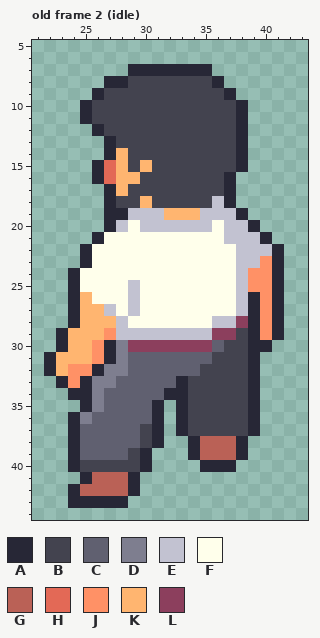
One commit to this pixel-art file: ASSETS_AND_ASSEPRITE_FILES/Characters/Suryo.aseprite. Above: the version before the commit.
64x64 pixels, 42 frames. Shown: old frame 2 (idle): x 21..43, y 5..44. The commit also changed other frames, which this record leaves out.
Palette (. is transparent): A #272736  B #43434f  C #606070  D #7e7e8f  E #c2c2d1  F #ffffeb  G #ba6156  H #e36956  J #ff9166  K #ffb570  L #8c3f5d
Pixels before, old frame 2 (idle), first column x 22:
 7 .......AAAAAAA......
 8 .....AABBBBBBBA.....
 9 ....ABBBBBBBBBBA....
10 ...ABBBBBBBBBBBBA...
11 ...ABBBBBBBBBBBBA...
12 ....ABBBBBBBBBBBA...
13 .....ABBBBBBBBBBA...
14 .....AKBBBBBBBBBA...
15 ....AHKBKBBBBBBBA...
16 ....AHKKBBBBBBBA....
17 .....AKBBBBBBBBA....
18 .....ABBKBBBBBEA....
19 .....AAEEEKKKEEEA...
20 .....AEFEEEEEEFEEA..
21 ....AFFFFFFFFFFEEEA.
22 ...AFFFFFFFFFFFFEEEA
23 ...AFFFFFFFFFFFFEEJA
24 ..AFFFFFFFFFFFFFEJJA
25 ..AFFFFEFFFFFFFFEJJA
26 ..AKFFFEFFFFFFFFEAJA
27 ..AKKEFEFFFFFFFFEAJA
28 ..AKKKEFFFFFFFEELAJA
29 .AKKKJEEEEEEEELLBAJA
30 .AKKJADLLLLLLLCBBAA.
31 AKKKJADCCCCCCCBBBA..
32 AKJJADDCCCCCCBBBBA..
33 .AJADDCCCCCABBBBBA..
34 ..AADCCCCCAABBBBBA..
35 ...ADCCCCA.ABBBBBA..
36 ..ADCCCCCA.ABBBBBA..
37 ..ACCCCCBA.ABBBBBA..
38 ..ACCCCCBA..AGGGA...
39 ..ACCCCBA...AGGGA...
40 ..ABBBBBA....AAA....
41 ...AGGGA............
42 ..AGGGGA............
43 ..AAAAA.............
New version:
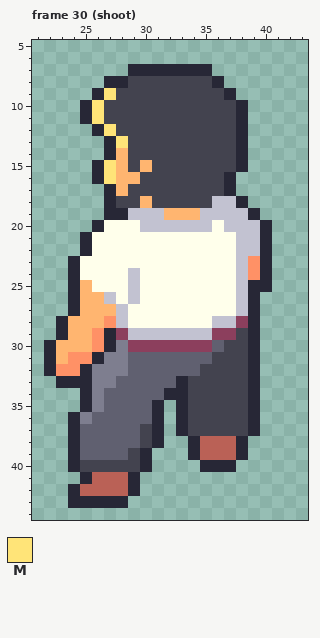
Colours new in this view: M #ffe478
A new or re-ordered frame is compared with the old frame closest to it.
From old to new:
frames re-ordered
Frame 30 (shoot) against old frame 2 (idle), layer "left-back":
y 9: x 27 B -> M
y 10..11: x 26 B -> M
y 12: x 27 B -> M
y 13: x 28 B -> M
y 15..16: x 27 H -> M
y 18: x 37..38 A. -> EA
y 19: x 38..39 A. -> EA
y 20: x 26..28 .AE -> AFF; x 39..40 A. -> EA
y 21: x 25..26 .A -> AF; x 37 E -> F
y 22: x 40..41 EA -> A.
y 23: x 24..25 .A -> AF; x 39..41 EJA -> JA.
y 24: x 29 F -> E; x 40..41 JA -> A.
y 25: x 25 F -> K; x 39..41 JJA -> AA.
y 26: x 26..27 FF -> KE; x 40..41 JA -> ..
y 27: x 27..29 EFE -> KEF; x 40..41 JA -> ..
y 28: x 23..24 .A -> AK; x 27 K -> J; x 40..41 JA -> ..
y 29: x 26..28 KJE -> JAL; x 40..41 JA -> ..
y 30: x 22..23 .A -> AK; x 40 A -> .
y 31: x 24..27 KKJA -> JJAD
y 32: x 23 K -> J; x 25..26 JA -> AD
y 33: x 24 J -> A
y 34: x 24 A -> .
